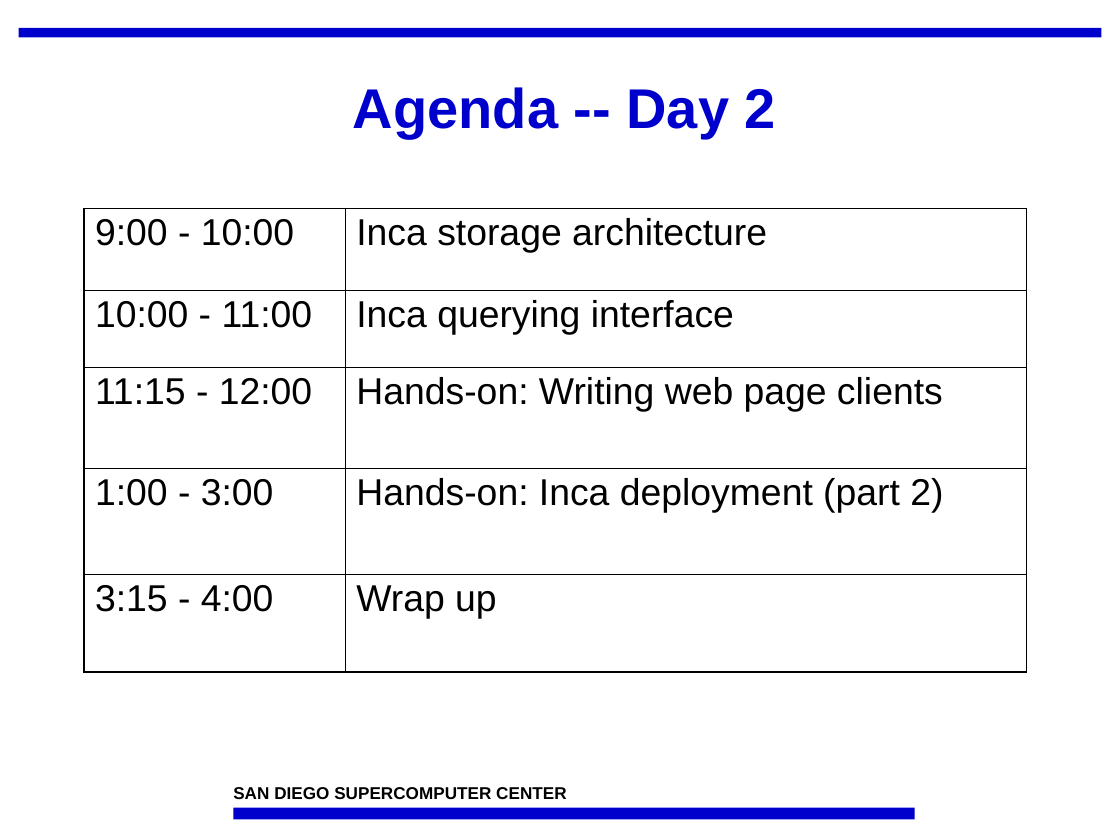
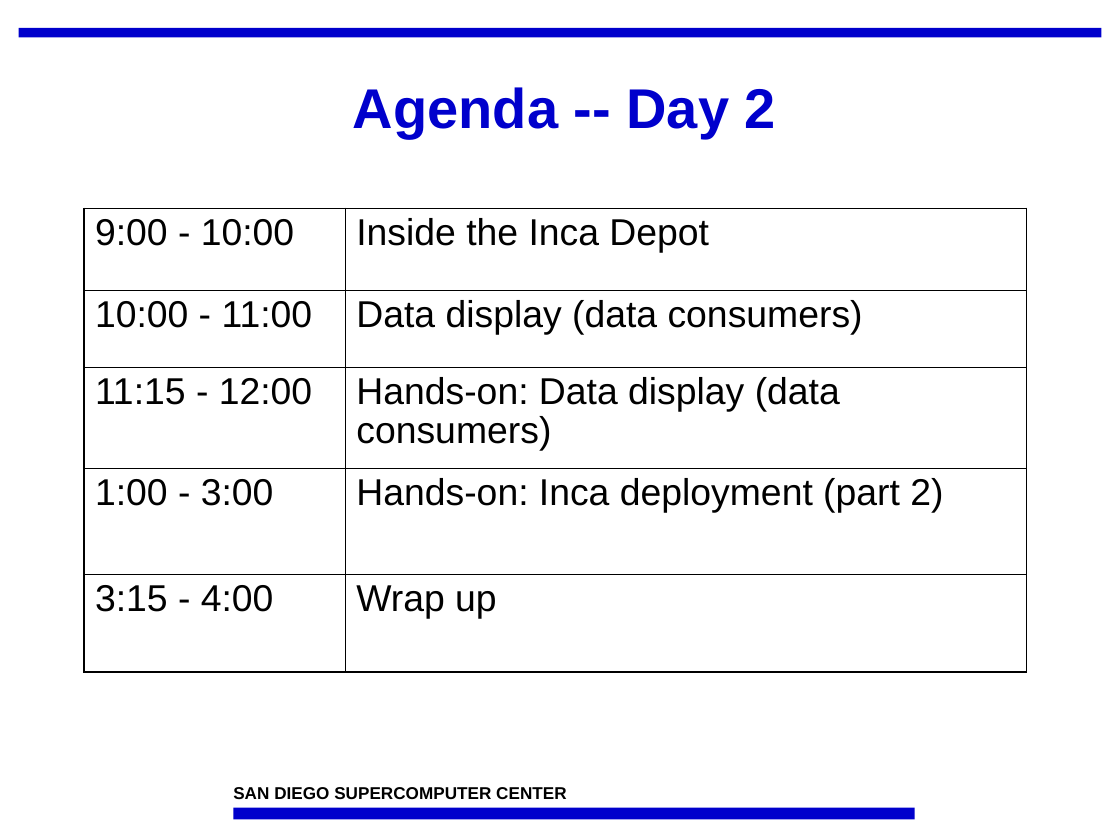
Before and after one commit to IncaProject/inca-xsede, a slide deck: slide 5 of talks/feb-06-workshop/overview.ppt. Drawn at 1120x840 pixels with LibreOffice and Linux fonts; fonts in the diff are those of the drawing; background and template pictures are left out. Boxes give left, top, right and bottom in pixels: in the first picture for what was removed or moved away, otherwise in the second. Text is boxed around its words. In the diff, an @@ line names an element or a change of style, - is before the commit and + after.

```diff
--- a/talks/feb-06-workshop/overview.ppt
+++ b/talks/feb-06-workshop/overview.ppt
@@ table at [84, 208, 1026, 672] @@
-row 1, column 2: Inca storage architecture
+row 1, column 2: Inside the Inca Depot
-row 2, column 2: Inca querying interface
+row 2, column 2: Data display (data consumers)
-row 3, column 2: Hands-on: Writing web page clients
+row 3, column 2: Hands-on: Data display (data consumers)
```
Also in this commit, not shown: 4 other slides changed, 1 slide added, 1 slide removed.
